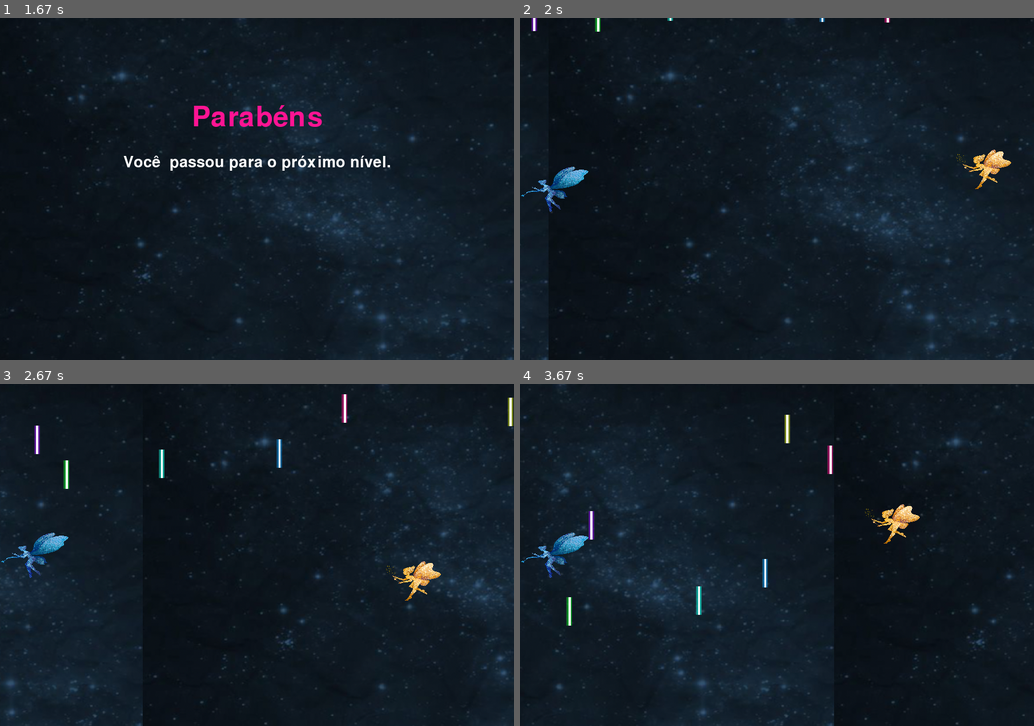
Above: before the commit, frames 1-4 (two rows, left to right).
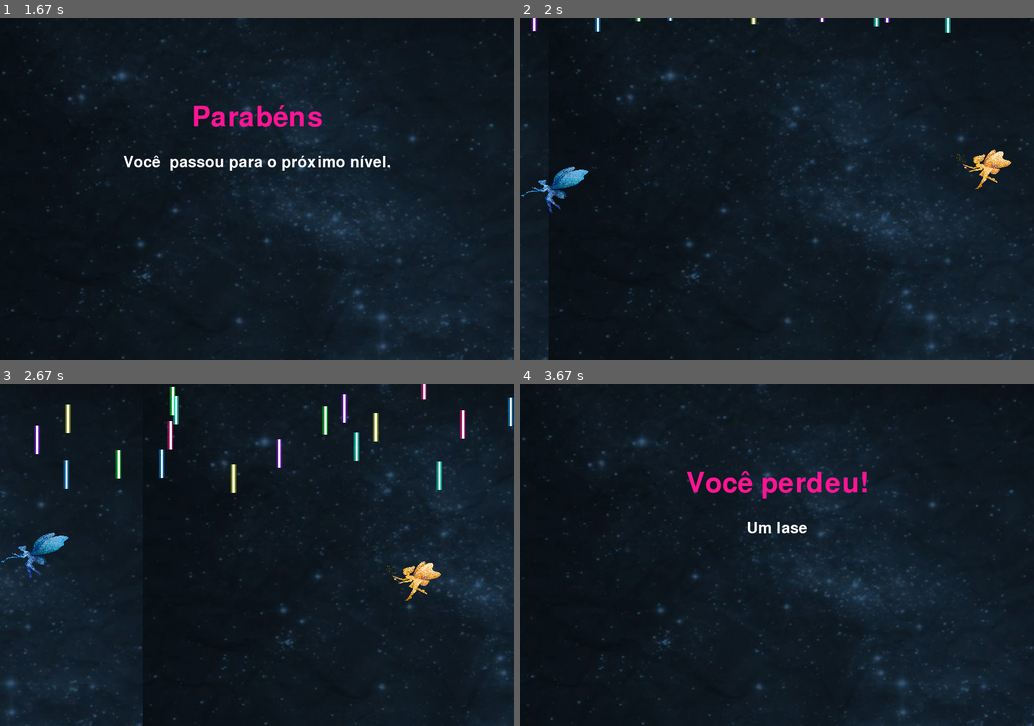
Above: after the commit, the same moments.

Repository: liviagcarvalho/pygame-Isabela-L-via-e-Paula
Game: pygame game, started from Fase3.py
The game is run twice, just before and just after one commit, with the same random seed, the same clock (stepped at 60 frames per second) and the same inputs.
Inputs:
- Up to frame 1 (1.67 s): hold Right from 1.33 s (still down)
- Up to frame 2 (2 s): release Right at 1.8 s; hold Left from 1.83 s (still down)
- Up to frame 3 (2.67 s): release Left at 2.37 s; hold Down from 2.4 s (still down)
- Up to frame 4 (3.67 s): release Down at 2.7 s; hold Left 2.73-3.13 s; hold Up 3.17-3.53 s; hold Right from 3.57 s (still down)

Frame 1 is identical in both runs. In frame 2, 0.2% of the frame differs, in the area x 14-84%, y 0-5%; in frame 3, 1.4%; in frame 4, 14%, in the area x 0-100%, y 0-100%.

Commit message:
fase 3 dificil

Diff:
--- a/Fase3.py
+++ b/Fase3.py
@@ -110,7 +110,7 @@
     all_sprites.add(jogador)
 
     # Criando múltiplos lasers e adicionando ao grupo de sprites
-    num_lasers_per_color = 1 # 2 para fase 2 #1 pra fase 1 # Número de lasers por cor
+    num_lasers_per_color = 3 # 2 para fase 2 #1 pra fase 1 # Número de lasers por cor
     for color, img in laser_imgs.items():
         for _ in range(num_lasers_per_color):
             laser = LASER(img)
